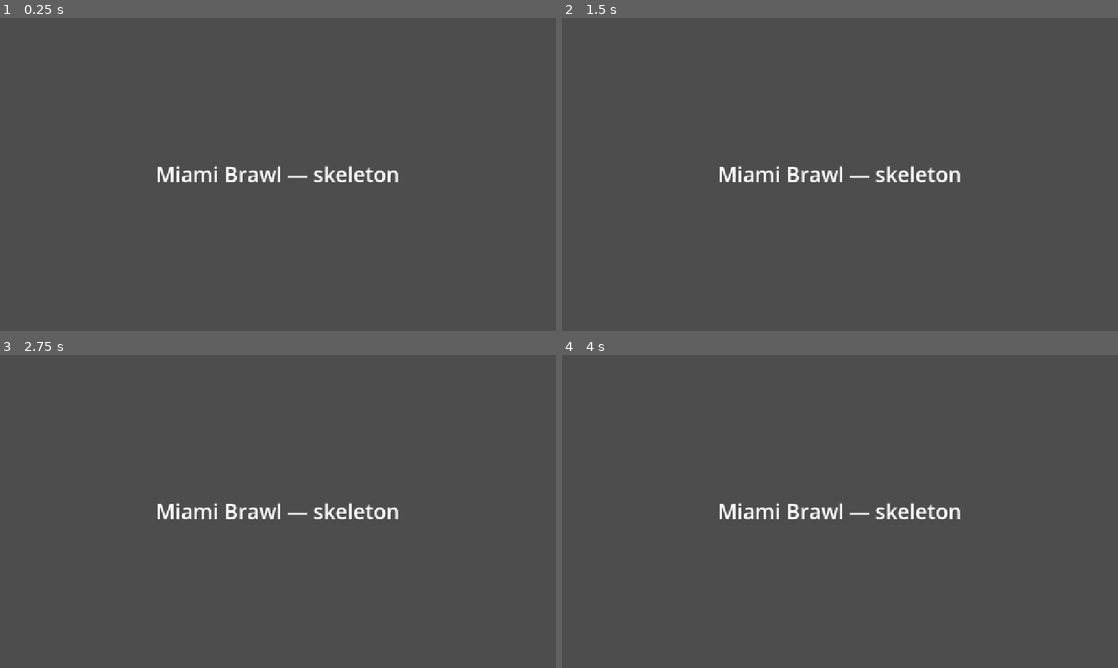
Above: before the commit, frames 1-4 (two rows, left to right).
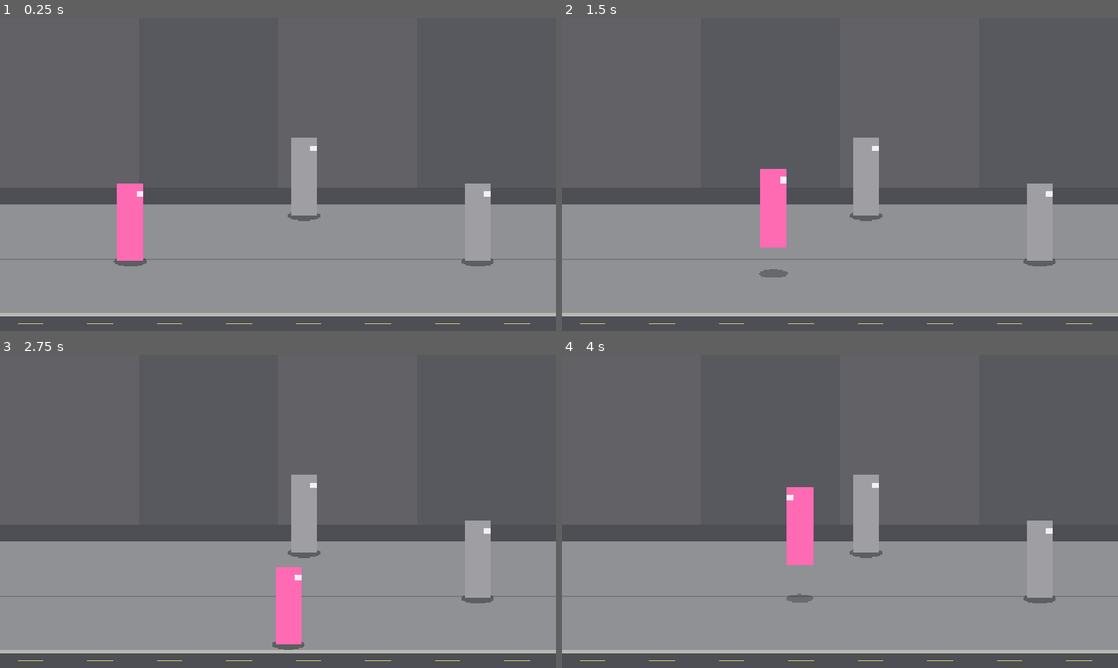
Above: after the commit, the same moments.

Repository: FilimonovAlexey/gta
Game: Godot game, scene res://scenes/level/test_street.tscn
Same seed, same stepped clock (60 frames per second), same inputs: the game is played once before the commit and once after it. Before the commit the project starts from res://scenes/main/main.tscn.
Inputs:
- Up to frame 1 (0.25 s): no input
- Up to frame 2 (1.5 s): tap Enter at 0.5 s; hold D (move_right) 0.53-1.28 s; tap K (jump) at 0.6, 0.77, 1.07, 1.35 s; hold S (move_down) from 1.28 s (still down)
- Up to frame 3 (2.75 s): tap K (jump) at 1.52, 1.82, 2.1 s; release S (move_down) at 2.03 s; hold D (move_right) from 2.03 s (still down)
- Up to frame 4 (4 s): release D (move_right) at 2.78 s; hold W (move_up) 2.78-3.53 s; tap K (jump) at 2.85, 3.02, 3.32, 3.6, 3.77 s; hold A (move_left) from 3.53 s (still down)

The runs differ from the first frame. In frame 1, 64% of the frame differs, in the area x 0-100%, y 0-98%; in frame 2, 64%; in frame 3, 64%; in frame 4, 64%.

Commit message:
Этап 2: движение героини
- Actor: база бойцов (height, гравитация, тень, Visual, полоса улицы)
- ActorStats + data/player_stats.tres, data/dummy_stats.tres
- Player: IDLE/WALK/JUMP/LAND, 8 направлений, прыжок без управления в воздухе, бот для --autoplay
- Тестовая улица с манекенами, StreetCamera по x, отладочная отрисовка по F1 (--debug-draw)
- test_street.tscn — главная сцена на время разработки

Co-Authored-By: Claude Opus 5.5 <noreply@anthropic.com>

Diff:
--- /dev/null
+++ b/data/dummy_stats.tres
@@ -0,0 +1,12 @@
+[gd_resource type="Resource" script_class="ActorStats" format=3]
+
+[ext_resource type="Script" path="res://scripts/actors/actor_stats.gd" id="1_stats"]
+
+[resource]
+script = ExtResource("1_stats")
+max_health = 50
+walk_speed_x = 0.0
+walk_speed_y = 0.0
+jump_velocity = 0.0
+gravity = 2000.0
+land_time = 0.1
--- /dev/null
+++ b/data/player_stats.tres
@@ -0,0 +1,12 @@
+[gd_resource type="Resource" script_class="ActorStats" format=3]
+
+[ext_resource type="Script" path="res://scripts/actors/actor_stats.gd" id="1_stats"]
+
+[resource]
+script = ExtResource("1_stats")
+max_health = 100
+walk_speed_x = 280.0
+walk_speed_y = 168.0
+jump_velocity = 600.0
+gravity = 2000.0
+land_time = 0.1
--- a/project.godot
+++ b/project.godot
@@ -11,7 +11,7 @@
 [application]
 
 config/name="gta"
-run/main_scene="res://scenes/main/main.tscn"
+run/main_scene="res://scenes/level/test_street.tscn"
 config/features=PackedStringArray("4.7", "GL Compatibility")
 config/icon="res://icon.svg"
 
--- /dev/null
+++ b/scenes/actors/actor.tscn
@@ -0,0 +1,26 @@
+[gd_scene format=3]
+
+[ext_resource type="Script" path="res://scripts/actors/actor.gd" id="1_actor"]
+
+[node name="Actor" type="Node2D"]
+script = ExtResource("1_actor")
+
+[node name="Shadow" type="Polygon2D" parent="."]
+color = Color(0, 0, 0, 0.35)
+
+[node name="Visual" type="Node2D" parent="."]
+
+[node name="Body" type="ColorRect" parent="Visual"]
+offset_left = -30.0
+offset_top = -180.0
+offset_right = 30.0
+mouse_filter = 2
+color = Color(0.5, 0.5, 0.5, 1)
+
+[node name="FacingMark" type="ColorRect" parent="Visual"]
+offset_left = 14.0
+offset_top = -162.0
+offset_right = 30.0
+offset_bottom = -148.0
+mouse_filter = 2
+color = Color(1, 1, 1, 0.85)
--- /dev/null
+++ b/scenes/level/test_street.tscn
@@ -0,0 +1,47 @@
+[gd_scene format=3]
+
+[ext_resource type="Script" path="res://scripts/level/street.gd" id="1_street"]
+[ext_resource type="PackedScene" path="res://scenes/player/player.tscn" id="2_player"]
+[ext_resource type="PackedScene" path="res://scenes/actors/actor.tscn" id="3_actor"]
+[ext_resource type="Resource" path="res://data/dummy_stats.tres" id="4_dummy"]
+[ext_resource type="Script" path="res://scripts/level/street_camera.gd" id="5_camera"]
+[ext_resource type="Script" path="res://scripts/level/street_debug_overlay.gd" id="6_overlay"]
+
+[node name="TestStreet" type="Node2D"]
+script = ExtResource("1_street")
+
+[node name="World" type="Node2D" parent="."]
+y_sort_enabled = true
+
+[node name="Player" parent="World" instance=ExtResource("2_player")]
+position = Vector2(300, 560)
+
+[node name="DummyFar" parent="World" instance=ExtResource("3_actor")]
+position = Vector2(700, 455)
+stats = ExtResource("4_dummy")
+placeholder_color = Color(0.62, 0.62, 0.64, 1)
+
+[node name="DummyMid" parent="World" instance=ExtResource("3_actor")]
+position = Vector2(1100, 560)
+stats = ExtResource("4_dummy")
+placeholder_color = Color(0.62, 0.62, 0.64, 1)
+
+[node name="DummyNear" parent="World" instance=ExtResource("3_actor")]
+position = Vector2(1550, 665)
+stats = ExtResource("4_dummy")
+placeholder_color = Color(0.62, 0.62, 0.64, 1)
+
+[node name="Camera" type="Camera2D" parent="." node_paths=PackedStringArray("target")]
+position = Vector2(640, 360)
+script = ExtResource("5_camera")
+target = NodePath("../World/Player")
+limit_left = 0
+limit_top = 0
+limit_right = 2560
+limit_bottom = 720
+position_smoothing_enabled = true
+position_smoothing_speed = 6.0
+
+[node name="DebugOverlay" type="Node2D" parent="." node_paths=PackedStringArray("street")]
+script = ExtResource("6_overlay")
+street = NodePath("..")
--- /dev/null
+++ b/scenes/player/player.tscn
@@ -0,0 +1,10 @@
+[gd_scene format=3]
+
+[ext_resource type="PackedScene" path="res://scenes/actors/actor.tscn" id="1_actor"]
+[ext_resource type="Script" path="res://scripts/actors/player.gd" id="2_player"]
+[ext_resource type="Resource" path="res://data/player_stats.tres" id="3_stats"]
+
+[node name="Player" instance=ExtResource("1_actor")]
+script = ExtResource("2_player")
+stats = ExtResource("3_stats")
+placeholder_color = Color(1, 0.42, 0.7, 1)
--- /dev/null
+++ b/scripts/actors/actor.gd
@@ -0,0 +1,139 @@
+class_name Actor
+extends Node2D
+## Базовый класс всех бойцов: героини, врагов и босса.
+##
+## position — точка на земле под ногами (x — вдоль улицы, y — глубина).
+## Прыжок хранится отдельно в height; спрайт (Visual) смещается на -height,
+## а тень (Shadow) остаётся на земле.
+##
+## Наследники переопределяют _update_behavior() (автомат состояний) и
+## задают velocity — скорость по земле. Остальное делает базовый класс:
+## движение с ограничением полосой улицы, гравитация, приземление, отрисовка.
+
+## Испускается в момент касания земли после прыжка или падения.
+signal landed
+
+## Сколько вершин у эллипса тени.
+const SHADOW_SEGMENTS: int = 24
+
+## Параметры бойца.
+@export var stats: ActorStats
+## Цвет плейсхолдер-прямоугольника, пока нет арта.
+@export var placeholder_color: Color = Color(0.5, 0.5, 0.5)
+
+@export_group("Shadow")
+## Полуоси эллипса тени на земле.
+@export var shadow_radius: Vector2 = Vector2(38.0, 12.0)
+## Непрозрачность тени, когда боец стоит на земле.
+@export_range(0.0, 1.0) var shadow_alpha: float = 0.35
+## Непрозрачность тени на высоте shadow_fade_height и выше.
+@export_range(0.0, 1.0) var shadow_min_alpha: float = 0.15
+## Масштаб тени на высоте shadow_fade_height и выше.
+@export_range(0.1, 1.0) var shadow_min_scale: float = 0.6
+## Высота, на которой тень уменьшается и бледнеет до минимума.
+@export var shadow_fade_height: float = 180.0
+
+## Высота над землёй (>= 0).
+var height: float = 0.0
+## Вертикальная скорость по height, px/с (вверх — положительная).
+var vertical_velocity: float = 0.0
+## Скорость по земле: x — вдоль улицы, y — вглубь, px/с.
+var velocity: Vector2 = Vector2.ZERO
+## Направление взгляда: 1 — вправо, -1 — влево.
+var facing: int = 1:
+	set(value):
+		facing = 1 if value >= 0 else -1
+## Прямоугольник, в котором может находиться position. Пустой — без ограничений.
+var walk_bounds: Rect2 = Rect2()
+
+@onready var shadow: Polygon2D = $Shadow
+@onready var visual: Node2D = $Visual
+@onready var body: ColorRect = $Visual/Body
+
+
+func _ready() -> void:
+	add_to_group("actors")
+	if stats == null:
+		push_error("%s: не задан stats (ActorStats)" % name)
+		stats = ActorStats.new()
+	body.color = placeholder_color
+	shadow.polygon = _make_ellipse(shadow_radius)
+	_update_visual()
+
+
+func _physics_process(delta: float) -> void:
+	_update_behavior(delta)
+	_move_on_ground(delta)
+	_apply_gravity(delta)
+	_update_visual()
+
+
+## Логика бойца (автомат состояний). Переопределяется наследниками.
+func _update_behavior(_delta: float) -> void:
+	pass
+
+
+## Вызывается при приземлении. Переопределяется наследниками.
+func _on_landed() -> void:
+	pass
+
+
+## Имя текущего состояния для отладочной подписи.
+func get_state_name() -> String:
+	return "NONE"
+
+
+## В воздухе ли боец.
+func is_airborne() -> bool:
+	return height > 0.0 or vertical_velocity > 0.0
+
+
+## Оттолкнуться от земли с силой прыжка из stats.
+func start_jump() -> void:
+	vertical_velocity = stats.jump_velocity
+
+
+## Задать полосу улицы и сразу поставить бойца в её пределы.
+func set_walk_bounds(bounds: Rect2) -> void:
+	walk_bounds = bounds
+	position = _clamp_to_bounds(position)
+
+
+func _move_on_ground(delta: float) -> void:
+	if velocity == Vector2.ZERO:
+		return
+	position = _clamp_to_bounds(position + velocity * delta)
+
+
+func _apply_gravity(delta: float) -> void:
+	if not is_airborne():
+		return
+	vertical_velocity -= stats.gravity * delta
+	height += vertical_velocity * delta
+	if height <= 0.0:
+		height = 0.0
+		vertical_velocity = 0.0
+		_on_landed()
+		landed.emit()
+
+
+func _clamp_to_bounds(point: Vector2) -> Vector2:
+	if not walk_bounds.has_area():
+		return point
+	return point.clamp(walk_bounds.position, walk_bounds.end)
+
+
+func _update_visual() -> void:
+	visual.position.y = -height
+	visual.scale.x = facing
+	var t: float = clampf(height / shadow_fade_height, 0.0, 1.0)
+	shadow.scale = Vector2.ONE * lerpf(1.0, shadow_min_scale, t)
+	shadow.color = Color(0.0, 0.0, 0.0, lerpf(shadow_alpha, shadow_min_alpha, t))
+
+
+func _make_ellipse(radius: Vector2) -> PackedVector2Array:
+	var points := PackedVector2Array()
+	for i in SHADOW_SEGMENTS:
+		var angle: float = TAU * i / SHADOW_SEGMENTS
+		points.append(Vector2(cos(angle) * radius.x, sin(angle) * radius.y))
+	return points
--- /dev/null
+++ b/scripts/actors/actor_stats.gd
@@ -0,0 +1,18 @@
+class_name ActorStats
+extends Resource
+## Параметры бойца: здоровье, скорости ходьбы, прыжок и тайминги.
+##
+## Значения задаются в data/*.tres, а не в коде.
+
+## Максимальное здоровье.
+@export var max_health: int = 100
+## Скорость ходьбы вдоль улицы, px/с.
+@export var walk_speed_x: float = 280.0
+## Скорость ходьбы вглубь улицы, px/с (обычно ~60% от walk_speed_x).
+@export var walk_speed_y: float = 168.0
+## Начальная вертикальная скорость прыжка, px/с.
+@export var jump_velocity: float = 600.0
+## Ускорение свободного падения, px/с².
+@export var gravity: float = 2000.0
+## Длительность приземления после прыжка, с.
+@export var land_time: float = 0.1
--- /dev/null
+++ b/scripts/actors/player.gd
@@ -0,0 +1,95 @@
+class_name Player
+extends Actor
+## Героиня. Автомат состояний IDLE / WALK / JUMP / LAND.
+##
+## - Ходьба в 8 направлений; Input.get_vector нормирует диагональ,
+##   поэтому по диагонали не быстрее, чем по прямой.
+## - Прыжок: скорость по земле фиксируется в момент отталкивания,
+##   в воздухе управлять нельзя.
+## - LAND: короткая пауза после приземления (stats.land_time), двигаться нельзя.
+## - С пользовательским аргументом --autoplay вместо игрока управляет бот.
+
+enum State { IDLE, WALK, JUMP, LAND }
+
+## Как часто бот меняет направление, с.
+const BOT_MOVE_PERIOD: float = 1.2
+## Как часто бот прыгает, с.
+const BOT_JUMP_PERIOD: float = 1.7
+## Маршрут бота: в целом вправо по улице, с заходами вглубь и назад.
+const BOT_MOVES: Array[Vector2] = [
+	Vector2(1, 0), Vector2(1, 1), Vector2(1, 0), Vector2(1, -1),
+	Vector2(-1, 0), Vector2(1, 0), Vector2(0, 1), Vector2(0, -1),
+]
+
+var state: State = State.IDLE
+
+## Сколько времени прошло в текущем состоянии, с.
+var _state_time: float = 0.0
+## Ввод текущего кадра: направление (длина <= 1) и нажатие прыжка.
+var _input_move: Vector2 = Vector2.ZERO
+var _input_jump: bool = false
+
+var _autoplay: bool = OS.get_cmdline_user_args().has("--autoplay")
+var _bot_time: float = 0.0
+var _bot_jump_timer: float = BOT_JUMP_PERIOD
+
+
+func get_state_name() -> String:
+	return State.keys()[state]
+
+
+func _update_behavior(delta: float) -> void:
+	_state_time += delta
+	_read_input(delta)
+	match state:
+		State.IDLE, State.WALK:
+			_walk_from_input()
+			if _input_jump:
+				# Скорость, набранная в этот кадр, остаётся на весь прыжок.
+				start_jump()
+				_set_state(State.JUMP)
+			else:
+				_set_state(State.IDLE if _input_move == Vector2.ZERO else State.WALK)
+		State.JUMP:
+			pass  # В воздухе управления нет: velocity не меняется до приземления.
+		State.LAND:
+			velocity = Vector2.ZERO
+			if _state_time >= stats.land_time:
+				_set_state(State.IDLE)
+
+
+func _on_landed() -> void:
+	velocity = Vector2.ZERO
+	if state == State.JUMP:
+		_set_state(State.LAND)
+
+
+func _walk_from_input() -> void:
+	velocity = Vector2(_input_move.x * stats.walk_speed_x, _input_move.y * stats.walk_speed_y)
+	if not is_zero_approx(_input_move.x):
+		facing = 1 if _input_move.x > 0.0 else -1
+
+
+func _set_state(new_state: State) -> void:
+	if new_state == state:
+		return
+	state = new_state
+	_state_time = 0.0
+
+
+func _read_input(delta: float) -> void:
+	if _autoplay:
+		_read_bot_input(delta)
+		return
+	_input_move = Input.get_vector("move_left", "move_right", "move_up", "move_down")
+	_input_jump = Input.is_action_just_pressed("jump")
+
+
+func _read_bot_input(delta: float) -> void:
+	_bot_time += delta
+	var index: int = int(_bot_time / BOT_MOVE_PERIOD) % BOT_MOVES.size()
+	_input_move = BOT_MOVES[index].normalized()
+	_bot_jump_timer -= delta
+	_input_jump = _bot_jump_timer <= 0.0
+	if _input_jump:
+		_bot_jump_timer = BOT_JUMP_PERIOD
--- a/scripts/core/debug.gd
+++ b/scripts/core/debug.gd
@@ -14,6 +14,11 @@
 var enabled: bool = false
 
 
+func _ready() -> void:
+	# Пользовательский аргумент --debug-draw включает отрисовку сразу (для автотестов).
+	enabled = OS.get_cmdline_user_args().has("--debug-draw")
+
+
 func _unhandled_input(event: InputEvent) -> void:
 	if event.is_action_pressed("debug_toggle"):
 		enabled = not enabled
--- /dev/null
+++ b/scripts/level/street.gd
@@ -0,0 +1,86 @@
+@tool
+class_name Street
+extends Node2D
+## Уровень-улица: рисует фон (асфальт и тротуар) и задаёт полосу,
+## по которой могут ходить бойцы.
+##
+## Ожидает дочерний узел World (y_sort_enabled) с бойцами. При запуске
+## раздаёт каждому Actor в World границы ходьбы.
+## @tool — чтобы фон был виден и в редакторе.
+
+const ASPHALT_COLOR := Color(0.30, 0.31, 0.33)
+const FACADE_COLORS: Array[Color] = [Color(0.38, 0.38, 0.40), Color(0.34, 0.35, 0.37)]
+const SIDEWALK_COLOR := Color(0.56, 0.57, 0.58)
+const SEAM_COLOR := Color(0.47, 0.48, 0.49)
+const CURB_COLOR := Color(0.72, 0.72, 0.70)
+const LANE_COLOR := Color(0.85, 0.80, 0.45)
+## Ширина «фасада» в верхней части фона, px.
+const FACADE_WIDTH: float = 320.0
+## Шаг плиток тротуара, px.
+const TILE_SIZE: float = 128.0
+
+## Длина улицы, px.
+@export var street_width: float = 2560.0:
+	set(value):
+		street_width = value
+		queue_redraw()
+## Высота фона, px.
+@export var street_height: float = 720.0:
+	set(value):
+		street_height = value
+		queue_redraw()
+## Верхний край полосы ходьбы (дальний край тротуара).
+@export var walk_top: float = 430.0:
+	set(value):
+		walk_top = value
+		queue_redraw()
+## Нижний край полосы ходьбы (ближний край тротуара).
+@export var walk_bottom: float = 680.0:
+	set(value):
+		walk_bottom = value
+		queue_redraw()
+## Отступ от краёв улицы по x, за который бойцы не заходят.
+@export var side_margin: float = 40.0
+
+
+func _ready() -> void:
+	queue_redraw()
+	if Engine.is_editor_hint():
+		return
+	var world: Node = get_node_or_null("World")
+	if world == null:
+		push_error("Street: нет дочернего узла World")
+		return
+	var bounds: Rect2 = get_walk_bounds()
+	for child in world.get_children():
+		if child is Actor:
+			(child as Actor).set_walk_bounds(bounds)
+
+
+## Прямоугольник допустимых позиций бойцов (точек на земле).
+func get_walk_bounds() -> Rect2:
+	return Rect2(side_margin, walk_top, street_width - 2.0 * side_margin, walk_bottom - walk_top)
+
+
+func _draw() -> void:
+	# Асфальт на всю улицу.
+	draw_rect(Rect2(0.0, 0.0, street_width, street_height), ASPHALT_COLOR)
+	# Фасады над тротуаром — чтобы была видна прокрутка.
+	var facade_count: int = ceili(street_width / FACADE_WIDTH)
+	for i in facade_count:
+		var color: Color = FACADE_COLORS[i % FACADE_COLORS.size()]
+		draw_rect(Rect2(i * FACADE_WIDTH, 0.0, FACADE_WIDTH, walk_top - 40.0), color)
+	# Тротуар с плиткой.
+	draw_rect(Rect2(0.0, walk_top, street_width, walk_bottom - walk_top), SIDEWALK_COLOR)
+	var x: float = TILE_SIZE
+	while x < street_width:
+		draw_line(Vector2(x, walk_top), Vector2(x, walk_bottom), SEAM_COLOR, 2.0)
+		x += TILE_SIZE
+	draw_line(Vector2(0.0, (walk_top + walk_bottom) * 0.5), Vector2(street_width, (walk_top + walk_bottom) * 0.5), SEAM_COLOR, 2.0)
+	# Бордюр и разметка проезжей части.
+	draw_rect(Rect2(0.0, walk_bottom, street_width, 8.0), CURB_COLOR)
+	var lane_y: float = (walk_bottom + 8.0 + street_height) * 0.5
+	x = 40.0
+	while x < street_width:
+		draw_line(Vector2(x, lane_y), Vector2(x + 60.0, lane_y), LANE_COLOR, 3.0)
+		x += 160.0
--- /dev/null
+++ b/scripts/level/street_camera.gd
@@ -0,0 +1,22 @@
+class_name StreetCamera
+extends Camera2D
+## Камера улицы: следит за целью только по x, y фиксирован.
+## Сглаживание и границы задаются стандартными свойствами Camera2D
+## (position_smoothing_*, limit_*).
+
+## За кем следить.
+@export var target: Node2D
+
+
+func _ready() -> void:
+	_follow()
+	reset_smoothing()
+
+
+func _process(_delta: float) -> void:
+	_follow()
+
+
+func _follow() -> void:
+	if target != null:
+		global_position.x = target.global_position.x
--- /dev/null
+++ b/scripts/level/street_debug_overlay.gd
@@ -0,0 +1,59 @@
+class_name StreetDebugOverlay
+extends Node2D
+## Отладочная отрисовка поверх уровня (включается F1, см. autoload Debug):
+## линии walk_top / walk_bottom, точка на земле под каждым бойцом,
+## линия до спрайта в прыжке, подпись состояния и height.
+
+const BOUNDS_COLOR := Color(1.0, 0.9, 0.2, 0.9)
+const GROUND_COLOR := Color(1.0, 0.2, 0.2)
+const HEIGHT_COLOR := Color(1.0, 0.2, 0.2, 0.6)
+const TEXT_COLOR := Color(1.0, 1.0, 1.0)
+const OUTLINE_COLOR := Color(0.0, 0.0, 0.0)
+const FONT_SIZE: int = 16
+const LABEL_WIDTH: float = 160.0
+## На сколько выше точки опоры спрайта рисовать подпись (рост ~180 px).
+const LABEL_OFFSET: float = 200.0
+
+## Улица, чьи границы рисовать.
+@export var street: Street
+
+
+func _ready() -> void:
+	Debug.toggled.connect(_on_debug_toggled)
+	visible = Debug.enabled
+
+
+func _process(_delta: float) -> void:
+	if visible:
+		queue_redraw()
+
+
+func _on_debug_toggled(is_enabled: bool) -> void:
+	visible = is_enabled
+	queue_redraw()
+
+
+func _draw() -> void:
+	if street != null:
+		var top: float = to_local(street.to_global(Vector2(0.0, street.walk_top))).y
+		var bottom: float = to_local(street.to_global(Vector2(0.0, street.walk_bottom))).y
+		draw_line(Vector2(0.0, top), Vector2(street.street_width, top), BOUNDS_COLOR, 2.0)
+		draw_line(Vector2(0.0, bottom), Vector2(street.street_width, bottom), BOUNDS_COLOR, 2.0)
+
+	var font: Font = ThemeDB.fallback_font
+	for node in get_tree().get_nodes_in_group("actors"):
+		var actor := node as Actor
+		if actor == null:
+			continue
+		var ground: Vector2 = to_local(actor.global_position)
+		if actor.height > 0.0:
+			draw_line(ground, ground - Vector2(0.0, actor.height), HEIGHT_COLOR, 2.0)
+		draw_circle(ground, 5.0, GROUND_COLOR)
+		var label_pos: Vector2 = ground + Vector2(-LABEL_WIDTH * 0.5, -actor.height - LABEL_OFFSET)
+		_draw_label(font, label_pos, actor.get_state_name())
+		_draw_label(font, label_pos + Vector2(0.0, FONT_SIZE + 2.0), "h=%d" % roundi(actor.height))
+
+
+func _draw_label(font: Font, pos: Vector2, text: String) -> void:
+	draw_string_outline(font, pos, text, HORIZONTAL_ALIGNMENT_CENTER, LABEL_WIDTH, FONT_SIZE, 4, OUTLINE_COLOR)
+	draw_string(font, pos, text, HORIZONTAL_ALIGNMENT_CENTER, LABEL_WIDTH, FONT_SIZE, TEXT_COLOR)
Not shown, added: scripts/actors/actor.gd.uid
Not shown, added: scripts/actors/actor_stats.gd.uid
Not shown, added: scripts/actors/player.gd.uid
Not shown, added: scripts/level/street.gd.uid
Not shown, added: scripts/level/street_camera.gd.uid
Not shown, added: scripts/level/street_debug_overlay.gd.uid
Not shown, changed: CLAUDE.md
Not shown, removed: data/.gitkeep
Not shown, removed: scenes/actors/.gitkeep
Not shown, removed: scenes/level/.gitkeep
Not shown, removed: scenes/player/.gitkeep
Not shown, removed: scripts/actors/.gitkeep
